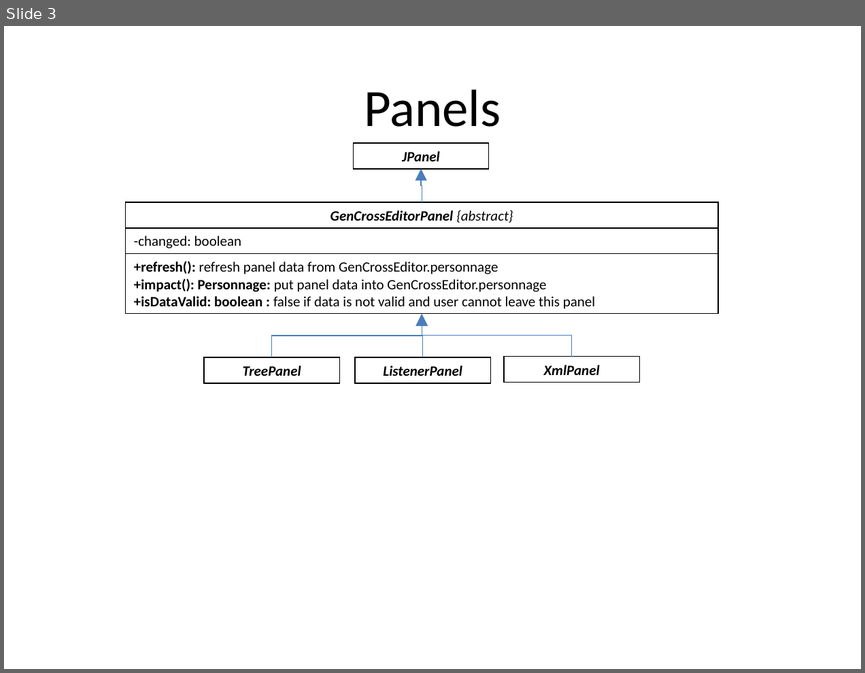
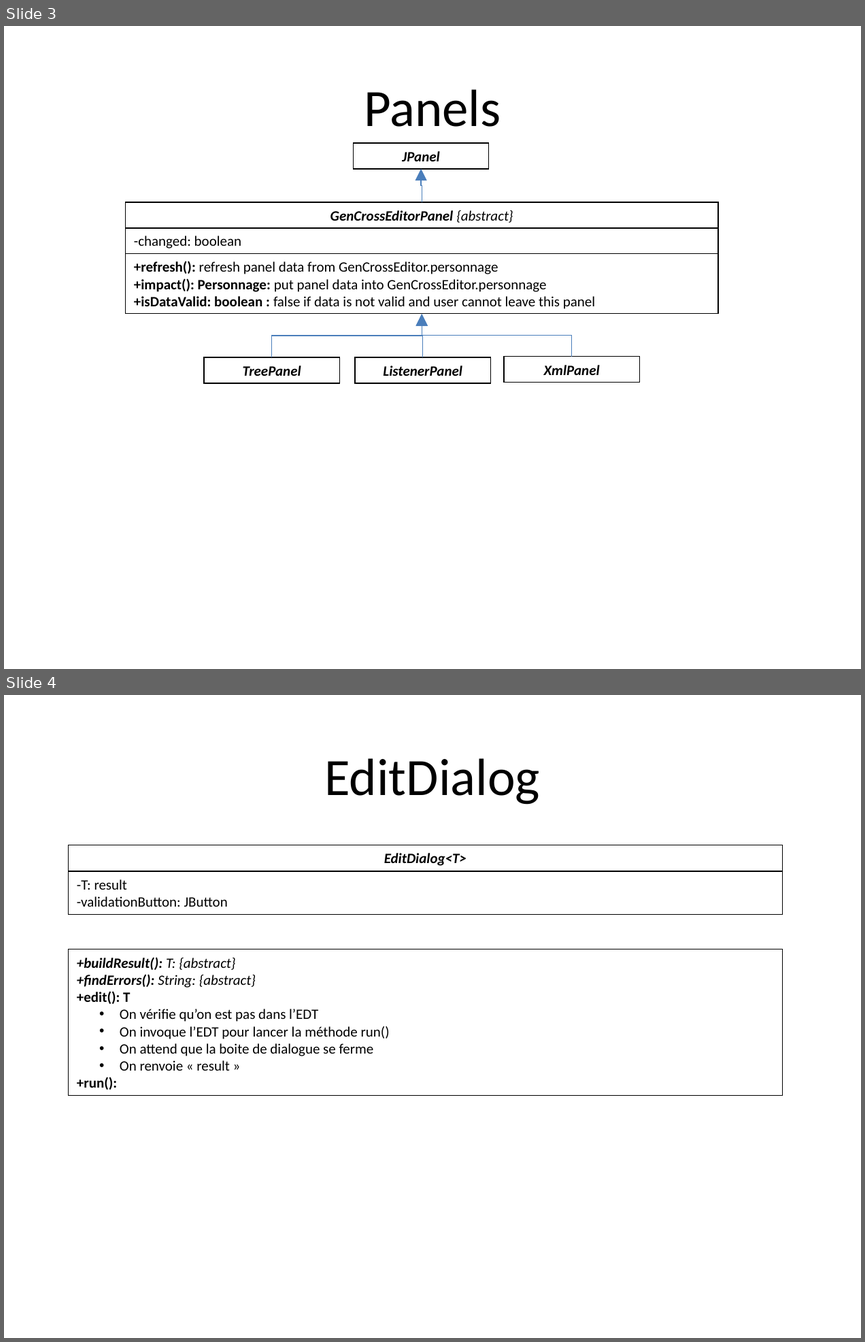
Before and after one commit to mrprez/gencross-editor, a slide deck: documentation.ppt. Shown one above the other, each under a label of ours: slide 3 before the commit, slides 3 and 4 after it. The pictures are 865x673 and 865x1342 pixels, drawn with LibreOffice and Linux fonts; fonts in the diff are those of the drawing. Boxes give left, top, right and bottom in pixels: in the first picture for what was removed or moved away, otherwise in the second. Text is boxed around its words. In the diff, an @@ line names an element or a change of style, - is before the commit and + after.

```diff
--- a/documentation.ppt
+++ b/documentation.ppt
@@ slide 4 added at box(4, 695, 861, 1338), background #FFFFFF @@
@@ title added at box(324, 758, 540, 804), 44 pt, text #000000 @@
+EditDialog
@@ rectangle added at box(68, 845, 782, 870), outline #000000 0.74 pt, 12 pt, text #000000, bold, italic @@
+EditDialog<T>
@@ rectangle added at box(68, 872, 782, 915), outline #000000 0.74 pt, 12 pt, text #000000 @@
+-T: result
+-validationButton: JButton
@@ rectangle added at box(68, 949, 782, 1095), outline #000000 0.74 pt, 12 pt, text #000000 @@
++buildResult(): T: {abstract}
++findErrors(): String: {abstract}
++edit(): T
+  • On vérifie qu’on est pas dans l’EDT
+  • On invoque l’EDT pour lancer la méthode run()
+  • On attend que la boite de dialogue se ferme
+  • On renvoie « result »
++run():
```
Also in this commit, not shown: 6 other files.
